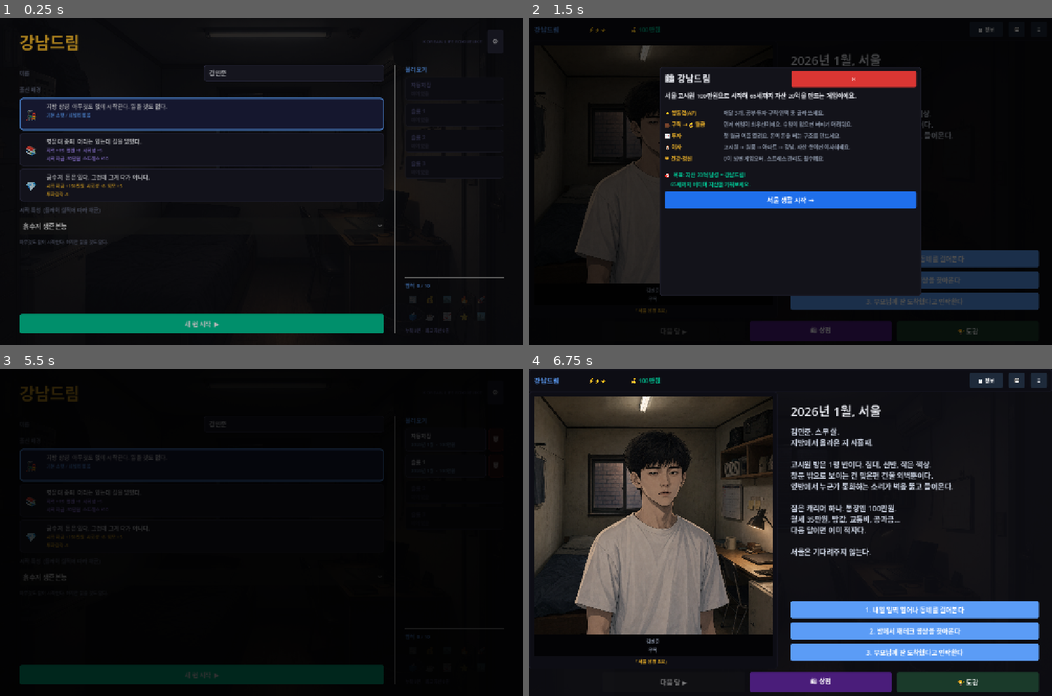
Above: before the commit, frames 1-4 (two rows, left to right).
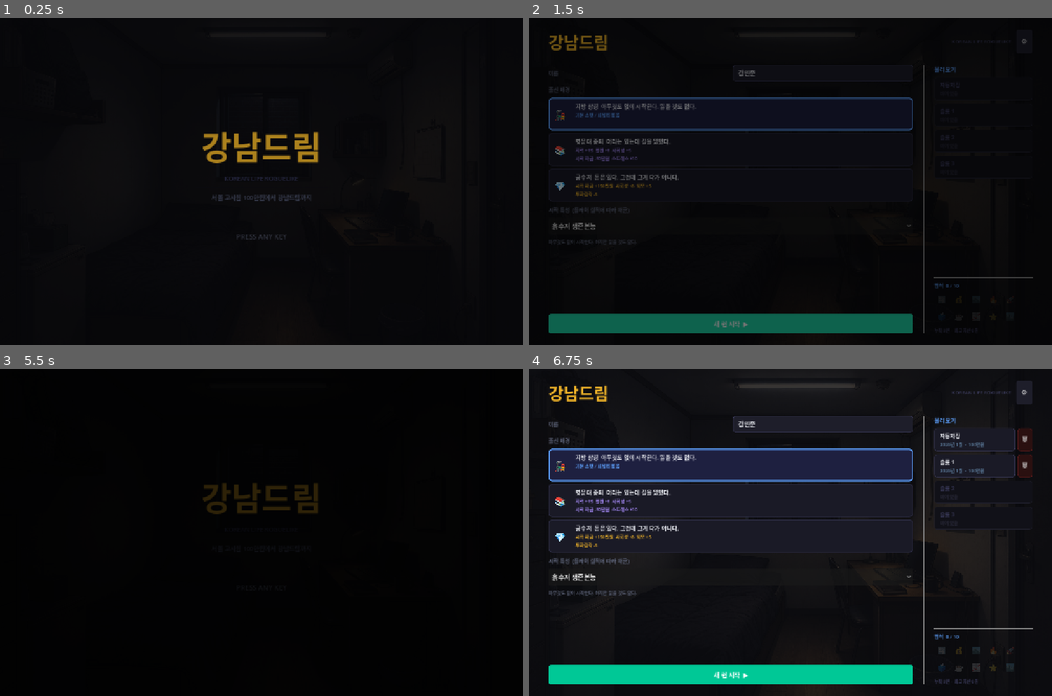
Above: after the commit, the same moments.

Repository: junheeleee/GangnamDream
Game: Godot game, scene res://scenes/StartMenu.tscn
The game is run twice, just before and just after one commit, with the same random seed, the same clock (stepped at 60 frames per second) and the same inputs.
Inputs (mouse positions are in pixels of both pictures, inside the frame that each line leads up to):
- Up to frame 1 (0.25 s): no input
- Up to frame 2 (1.5 s): click "새 런 시작 ▶" at 0.5 s; click (732, 325) at 1.25 s, where only the run after the commit has a clickable "새 런 시작 ▶"
- Up to frame 3 (5.5 s): click "서울 생활 시작 →" at 2 s; click "📋 정보" at 2.75 s; click "💾" at 3.5 s; click "≡" at 4.25 s; click "🏠 메인 메뉴로" at 5 s
- Up to frame 4 (6.75 s): click "새 런 시작 ▶" at 5.75 s; click (790, 552) at 6.5 s, where only the run before the commit has a clickable "서울 생활 시작 →"

The runs differ from the first frame. In frame 1, 16% of the frame differs, in the area x 3-97%, y 4-97%; in frame 2, 25%; in frame 3, 6.9%; in frame 4, 47%, in the area x 0-100%, y 0-99%.

Commit message:
feat: 스플래시 화면 추가 — 아무 키 누르기 전까지 로고 표시
StartMenu: _build_splash() — 전체화면 로고+PRESS ANY KEY 레이어를
기존 메뉴 위에 올림. _input()에서 키보드/마우스 입력 감지 시
0.25초 페이드아웃 후 제거. 누적 런 기록 있으면 최고 자산도 표시.

https://claude.ai/code/session_01PWTM2nbnvov7uJas7oLraE

Diff:
--- a/scenes/StartMenu.gd
+++ b/scenes/StartMenu.gd
@@ -39,10 +39,123 @@
 var slot_container: VBoxContainer
 var _settings_overlay: ColorRect
 
+var _splash_layer: Control
+var _splash_active: bool = true
+
 func _ready():
 	_build_ui()
+	_build_splash()
 	BGMPlayer.start()
 	SceneTransition.fade_in()
+
+func _build_splash():
+	_splash_layer = Control.new()
+	_splash_layer.set_anchors_preset(Control.PRESET_FULL_RECT)
+	_splash_layer.mouse_filter = Control.MOUSE_FILTER_STOP
+	add_child(_splash_layer)
+
+	# 배경
+	var bg = ColorRect.new()
+	bg.color = Color("#0a0a0e")
+	bg.set_anchors_preset(Control.PRESET_FULL_RECT)
+	bg.mouse_filter = Control.MOUSE_FILTER_IGNORE
+	_splash_layer.add_child(bg)
+
+	var bg_img = TextureRect.new()
+	bg_img.set_anchors_preset(Control.PRESET_FULL_RECT)
+	bg_img.stretch_mode = TextureRect.STRETCH_SCALE
+	bg_img.expand_mode = TextureRect.EXPAND_IGNORE_SIZE
+	bg_img.modulate = Color(1, 1, 1, 0.10)
+	bg_img.mouse_filter = Control.MOUSE_FILTER_IGNORE
+	var tex = load("res://assets/backgrounds/goshiwon_room.png")
+	if tex:
+		bg_img.texture = tex
+	_splash_layer.add_child(bg_img)
+
+	# 중앙 컨텐츠
+	var center = CenterContainer.new()
+	center.set_anchors_preset(Control.PRESET_FULL_RECT)
+	center.mouse_filter = Control.MOUSE_FILTER_IGNORE
+	_splash_layer.add_child(center)
+
+	var vbox = VBoxContainer.new()
+	vbox.add_theme_constant_override("separation", 10)
+	vbox.alignment = BoxContainer.ALIGNMENT_CENTER
+	center.add_child(vbox)
+
+	# 로고
+	var logo = Label.new()
+	logo.text = "강남드림"
+	logo.add_theme_font_size_override("font_size", 80)
+	logo.add_theme_color_override("font_color", Color("#f0b429"))
+	logo.horizontal_alignment = HORIZONTAL_ALIGNMENT_CENTER
+	vbox.add_child(logo)
+
+	var sub = Label.new()
+	sub.text = "KOREAN LIFE ROGUELIKE"
+	sub.add_theme_font_size_override("font_size", 15)
+	sub.add_theme_color_override("font_color", Color("#2e3050"))
+	sub.horizontal_alignment = HORIZONTAL_ALIGNMENT_CENTER
+	vbox.add_child(sub)
+
+	var sep = HSeparator.new()
+	sep.modulate = Color("#1e1e2a")
+	sep.custom_minimum_size = Vector2(320, 0)
+	vbox.add_child(sep)
+
+	var tagline = Label.new()
+	tagline.text = "서울 고시원 100만원에서 강남드림까지"
+	tagline.add_theme_font_size_override("font_size", 15)
+	tagline.add_theme_color_override("font_color", Color("#4a5068"))
+	tagline.horizontal_alignment = HORIZONTAL_ALIGNMENT_CENTER
+	vbox.add_child(tagline)
+
+	# 누적 기록 (런 있을 때만 표시)
+	var meta = MetaProgression.data
+	var total_runs = int(meta.get("total_runs", 0))
+	if total_runs > 0:
+		var stats_lbl = Label.new()
+		stats_lbl.text = "누적 %d런  ·  최고 자산 %s" % [total_runs, _format_money(meta.get("best_asset", 0))]
+		stats_lbl.add_theme_font_size_override("font_size", 12)
+		stats_lbl.add_theme_color_override("font_color", Color("#2e3050"))
+		stats_lbl.horizontal_alignment = HORIZONTAL_ALIGNMENT_CENTER
+		vbox.add_child(stats_lbl)
+
+	var spacer = Control.new()
+	spacer.custom_minimum_size = Vector2(0, 52)
+	vbox.add_child(spacer)
+
+	# PRESS ANY KEY — 깜빡임
+	var press_lbl = Label.new()
+	press_lbl.text = "PRESS ANY KEY"
+	press_lbl.add_theme_font_size_override("font_size", 17)
+	press_lbl.add_theme_color_override("font_color", Color("#5a6075"))
+	press_lbl.horizontal_alignment = HORIZONTAL_ALIGNMENT_CENTER
+	vbox.add_child(press_lbl)
+
+	var tween = create_tween()
+	tween.set_loops()
+	tween.tween_property(press_lbl, "modulate:a", 0.12, 0.75)
+	tween.tween_property(press_lbl, "modulate:a", 1.0, 0.75)
+
+func _input(event):
+	if not _splash_active:
+		return
+	var dismiss = false
+	if event is InputEventKey and event.pressed and not event.echo:
+		dismiss = true
+	elif event is InputEventMouseButton and event.pressed:
+		dismiss = true
+	if dismiss:
+		get_viewport().set_input_as_handled()
+		_dismiss_splash()
+
+func _dismiss_splash():
+	_splash_active = false
+	AudioManager.play("click")
+	var tween = create_tween()
+	tween.tween_property(_splash_layer, "modulate:a", 0.0, 0.25)
+	tween.tween_callback(_splash_layer.queue_free)
 
 func _build_ui():
 	# ── 배경 ──
